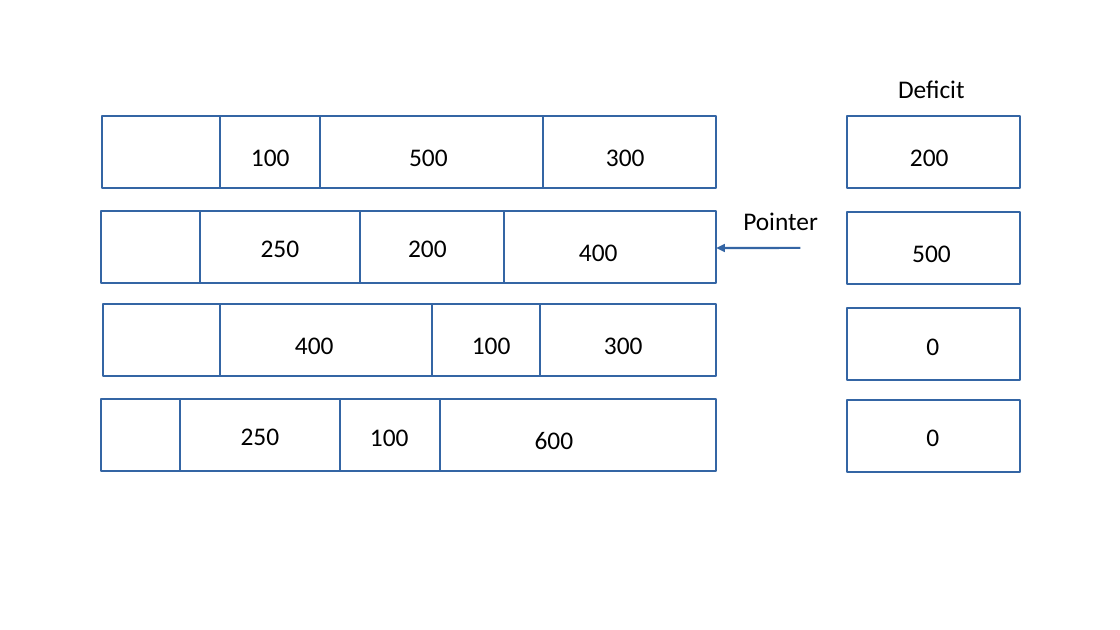
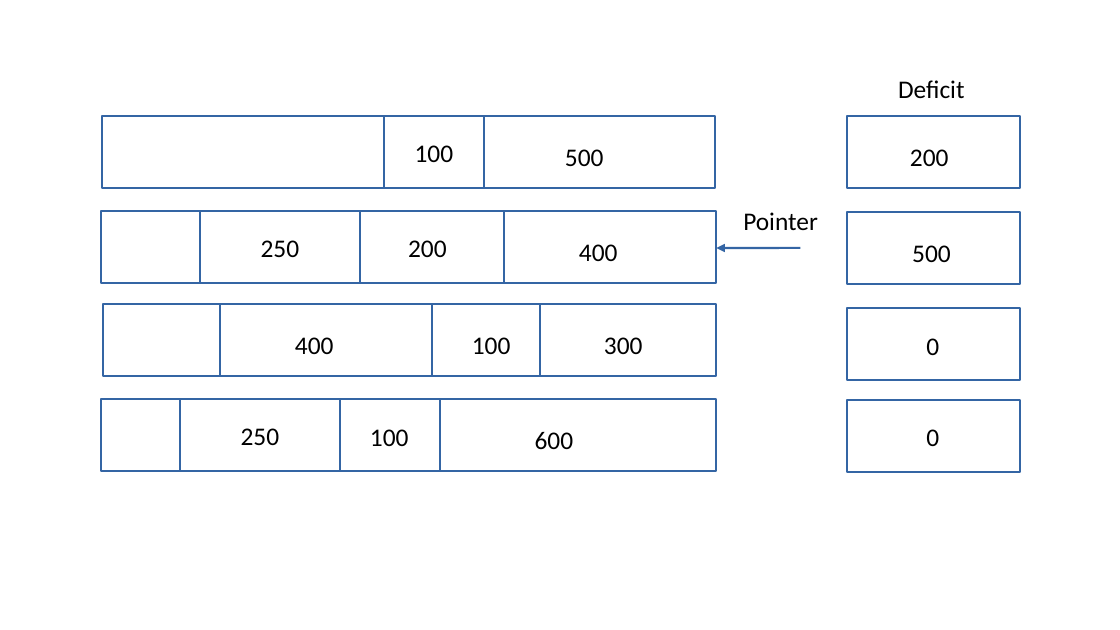
Before and after one commit to SystemsApproach/7E, a slide deck: slide 4 of capacity/figures/capacity.odp. Drawn at 1120x630 pixels with LibreOffice and Linux fonts; fonts in the diff are those of the drawing. Boxes give left, top, right and bottom in pixels: in the first picture for what was removed or moved away, otherwise in the second. Text is boxed around its words. In the diff, an @@ line names an element or a change of style, - is before the commit and + after.

```diff
--- a/capacity/figures/capacity.odp
+++ b/capacity/figures/capacity.odp
@@ rectangle removed at (x1=221, y1=117, x2=320, y2=189) @@
@@ rectangle "100" resized from (x1=251, y1=149, x2=290, y2=166) to (x1=384, y1=117, x2=484, y2=189) @@
@@ rectangle "100" at (x1=384, y1=117, x2=484, y2=189): alignment left to centre; vertical alignment top to middle; fill none to #FFFFFF; outline none to #3465A4 1.45 pt @@
@@ rectangle resized from (x1=543, y1=117, x2=715, y2=189) to (x1=484, y1=117, x2=715, y2=189) @@
@@ text "500" moved from (x1=409, y1=149, x2=448, y2=166) to (x1=565, y1=149, x2=604, y2=166) @@
@@ text "500" at (x1=565, y1=149, x2=604, y2=166): vertical alignment middle to top @@
@@ text removed at (x1=606, y1=149, x2=645, y2=166) @@
-300
```
Also in this commit, not shown: 1 other slide changed, 1 other file.
